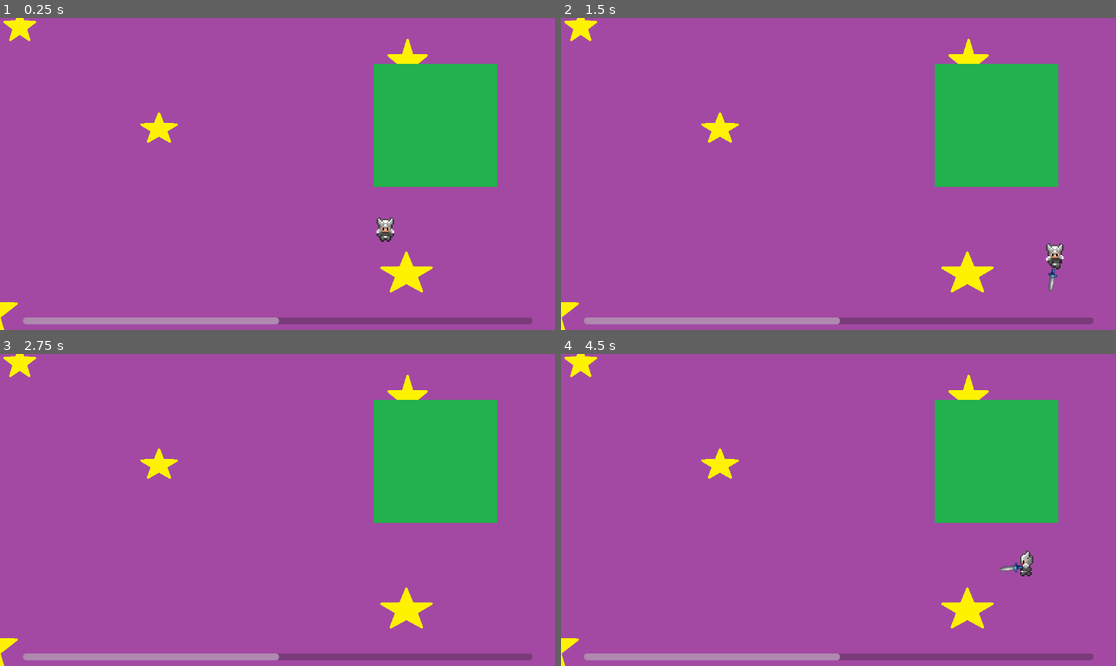
Above: before the commit, frames 1-4 (two rows, left to right).
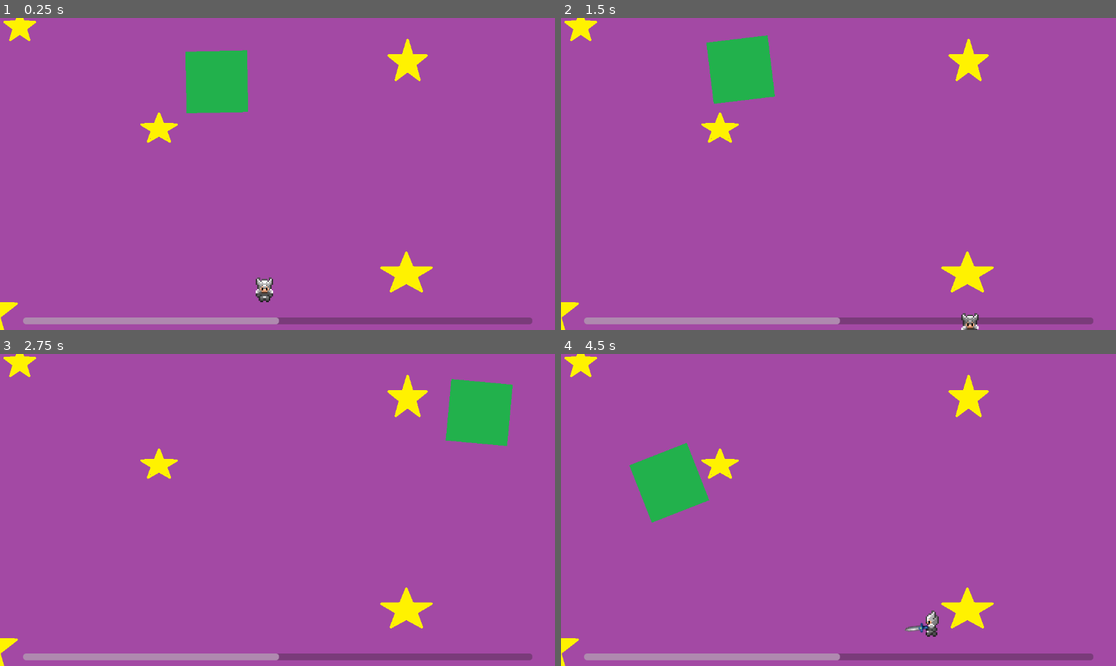
Above: after the commit, the same moments.

Repository: emdorgan/2d-soul
Game: Godot game, scene res://level.tscn
The game is run twice, just before and just after one commit, with the same random seed, the same clock (stepped at 60 frames per second) and the same inputs.
Inputs:
- Up to frame 1 (0.25 s): no input
- Up to frame 2 (1.5 s): hold D (Right) 0.53-1.28 s; tap Space (Slash) at 0.6, 1.35 s; hold S (Down) from 1.28 s (still down)
- Up to frame 3 (2.75 s): release S (Down) at 2.03 s; hold D (Right) from 2.03 s (still down); tap Space (Slash) at 2.1 s
- Up to frame 4 (4.5 s): release D (Right) at 2.78 s; hold W (Up) 2.78-3.53 s; tap Space (Slash) at 2.85, 3.6, 4.35 s; hold A (Left) from 3.53 s (still down)

The runs differ from the first frame. In frame 1, 11% of the frame differs, in the area x 33-90%, y 10-92%; in frame 2, 11%; in frame 3, 8.5%; in frame 4, 11%, in the area x 12-90%, y 14-91%.

Commit message:
feat: add boss pathing

Diff:
--- a/boss.tscn
+++ b/boss.tscn
@@ -8,24 +8,27 @@
 collision_mask = 5
 script = ExtResource("1_jc0sm")
 
-[node name="Sprite2D" type="Sprite2D" parent="."]
-texture = ExtResource("1_nlay3")
+[node name="BossCollision" type="CollisionPolygon2D" parent="."]
+polygon = PackedVector2Array(-65, -63, -66, 60, 64, 62, 63, -63)
+
+[node name="PlayerDetection" type="Area2D" parent="."]
+position = Vector2(1.49012e-08, 7.62939e-06)
+collision_layer = 2
+
+[node name="PlayerDetectionCollision" type="CollisionPolygon2D" parent="PlayerDetection"]
+polygon = PackedVector2Array(-66, -63, -65, 64, 67, 64, 63, -63)
 
 [node name="BossHurtBox" type="Area2D" parent="."]
+position = Vector2(1.49012e-08, 7.62939e-06)
 collision_layer = 2
 collision_mask = 4
 
 [node name="BossHurtBoxCollision" type="CollisionPolygon2D" parent="BossHurtBox"]
-polygon = PackedVector2Array(-129, -128, -128, 125, 127, 129, 128, -128)
+polygon = PackedVector2Array(-64, -63, -64, 64, 64, 63, 64, -65)
 
-[node name="PlayerDetection" type="Area2D" parent="."]
-collision_layer = 2
+[node name="Sprite2D" type="Sprite2D" parent="."]
+scale = Vector2(0.5, 0.5)
+texture = ExtResource("1_nlay3")
 
-[node name="PlayerDetectionCollision" type="CollisionPolygon2D" parent="PlayerDetection"]
-polygon = PackedVector2Array(-128, -126, -126, 128, 129, 128, 127, -128, 127, -128)
-
-[node name="BossCollision" type="CollisionPolygon2D" parent="."]
-polygon = PackedVector2Array(-127, -125, -127, 125, 126, 126, 125, -127)
-
+[connection signal="body_entered" from="PlayerDetection" to="." method="_on_player_detection_body_entered"]
 [connection signal="area_entered" from="BossHurtBox" to="." method="_on_boss_hurt_box_area_entered"]
-[connection signal="body_entered" from="PlayerDetection" to="." method="_on_player_detection_body_entered"]
--- /dev/null
+++ b/boss_path_follow.gd
@@ -0,0 +1,32 @@
+extends PathFollow2D
+
+@export var speed: float = 500
+@export var paths: Array[Path2D]
+
+var current_path_index: int = 0
+const TOLERANCE: float = 0.01
+
+func _ready():
+	# Start following the first path
+	switch_path(paths[current_path_index])
+
+func _process(delta):
+	if not get_parent() is Path2D:
+		return
+
+	progress += speed * delta
+
+	if is_at_end_of_path():
+		current_path_index += 1
+		if current_path_index >= paths.size():
+			current_path_index = 0  # Loop back to the first path
+		switch_path(paths[current_path_index])
+
+func is_at_end_of_path() -> bool:
+	return abs(progress_ratio - 1.0) < TOLERANCE
+
+func switch_path(new_path: Path2D):
+	get_parent().remove_child(self)
+	new_path.add_child(self)
+
+	progress = 0
--- a/level.tscn
+++ b/level.tscn
@@ -1,9 +1,28 @@
-[gd_scene load_steps=5 format=3 uid="uid://bbpybf4yqdgln"]
+[gd_scene load_steps=9 format=3 uid="uid://bbpybf4yqdgln"]
 
 [ext_resource type="Script" path="res://level.gd" id="1_mxvcs"]
 [ext_resource type="PackedScene" uid="uid://1ymqq51h7ej5" path="res://player.tscn" id="1_qjxwr"]
 [ext_resource type="Texture2D" uid="uid://bxjkhtsnn43yn" path="res://graphics/BG.png" id="2_q3ysm"]
 [ext_resource type="PackedScene" uid="uid://1wn88jmbktnu" path="res://boss.tscn" id="3_vxxm0"]
+[ext_resource type="Script" path="res://boss_path_follow.gd" id="4_4y3a6"]
+
+[sub_resource type="Curve2D" id="Curve2D_3wi1o"]
+_data = {
+"points": PackedVector2Array(0, 0, 0, 0, 574, 130, 0, 0, 0, 0, 100, 140, 0, 0, 0, 0, 574, 83, 0, 0, 0, 0, 1042, 126, 0, 0, 0, 0, 574, 130)
+}
+point_count = 5
+
+[sub_resource type="Curve2D" id="Curve2D_v5ufr"]
+_data = {
+"points": PackedVector2Array(0, 0, 0, 0, 573, 131, 0, 0, 0, 0, 185, 283, 0, 0, 0, 0, 389, 393, 0, 0, 0, 0, 440, 519, 0, 0, 0, 0, 463, 550, 0, 0, 0, 0, 572, 129)
+}
+point_count = 6
+
+[sub_resource type="Curve2D" id="Curve2D_66vp1"]
+_data = {
+"points": PackedVector2Array(0, 0, 0, 0, 576, 129, 0, 0, 0, 0, 868, 230, 0, 0, 0, 0, 889, 324, 0, 0, 0, 0, 911, 422, 0, 0, 0, 0, 761, 513, 0, 0, 0, 0, 636, 487, 0, 0, 0, 0, 588, 366, 0, 0, 0, 0, 602, 220, 0, 0, 0, 0, 576, 133)
+}
+point_count = 9
 
 [node name="Level" type="Node2D"]
 script = ExtResource("1_mxvcs")
@@ -13,10 +32,8 @@
 texture = ExtResource("2_q3ysm")
 
 [node name="Player" parent="." instance=ExtResource("1_qjxwr")]
-position = Vector2(800, 429)
-
-[node name="Boss" parent="." instance=ExtResource("3_vxxm0")]
-position = Vector2(904, 223)
+position = Vector2(549, 554)
+speed = 400.0
 
 [node name="UI" type="CanvasLayer" parent="."]
 
@@ -38,3 +55,21 @@
 show_percentage = false
 
 [node name="Node2D" type="Node2D" parent="."]
+
+[node name="BossPath1" type="Path2D" parent="."]
+curve = SubResource("Curve2D_3wi1o")
+
+[node name="BossPathFollow" type="PathFollow2D" parent="BossPath1" node_paths=PackedStringArray("paths")]
+position = Vector2(574, 130)
+rotation = 3.1205
+script = ExtResource("4_4y3a6")
+paths = [NodePath(".."), NodePath("../../BossPath2"), NodePath("../../BossPath3")]
+
+[node name="Boss" parent="BossPath1/BossPathFollow" instance=ExtResource("3_vxxm0")]
+position = Vector2(-0.999878, -0.0147705)
+
+[node name="BossPath2" type="Path2D" parent="."]
+curve = SubResource("Curve2D_v5ufr")
+
+[node name="BossPath3" type="Path2D" parent="."]
+curve = SubResource("Curve2D_66vp1")
--- a/player.gd
+++ b/player.gd
@@ -22,17 +22,12 @@
 
 	direction = Vector2.ZERO
 
-	if Input.is_action_pressed("Up"):
-		direction = Vector2.UP
-	elif Input.is_action_pressed("Down"):
-		direction = Vector2.DOWN
-	elif Input.is_action_pressed("Left"):
-		direction = Vector2.LEFT
-	elif Input.is_action_pressed("Right"):
-		direction = Vector2.RIGHT
+	var horizontal_input = Input.get_action_strength("Right") - Input.get_action_strength("Left")
+	var vertical_input = Input.get_action_strength("Down") - Input.get_action_strength("Up")
+	direction = Vector2(horizontal_input, vertical_input).normalized()
 
 	if direction != Vector2.ZERO:
-		last_direction = direction
+		last_direction = round_direction(direction)
 
 
 func _physics_process(delta: float) -> void:
@@ -43,6 +38,12 @@
 func move_character(delta: float) -> void:
 	velocity = direction * speed
 	move_and_slide()
+
+func round_direction(dir: Vector2) -> Vector2:
+	if abs(dir.x) > abs(dir.y):
+		return Vector2(sign(dir.x), 0)
+	else:
+		return Vector2(0, sign(dir.y))
 
 func update_animation() -> void:
 	if direction != Vector2.ZERO:
